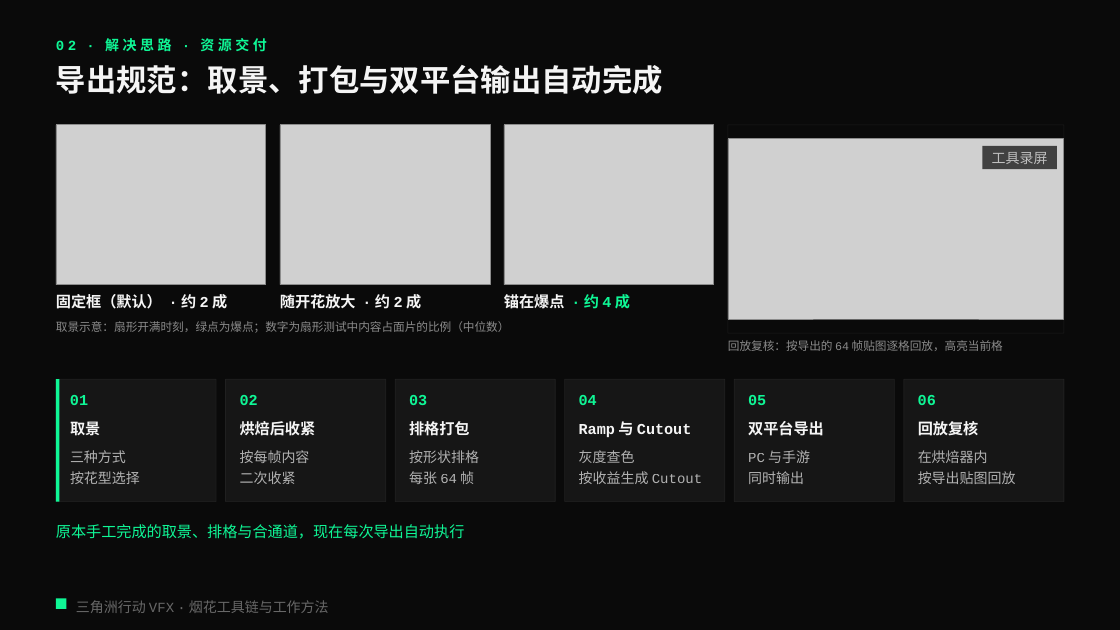
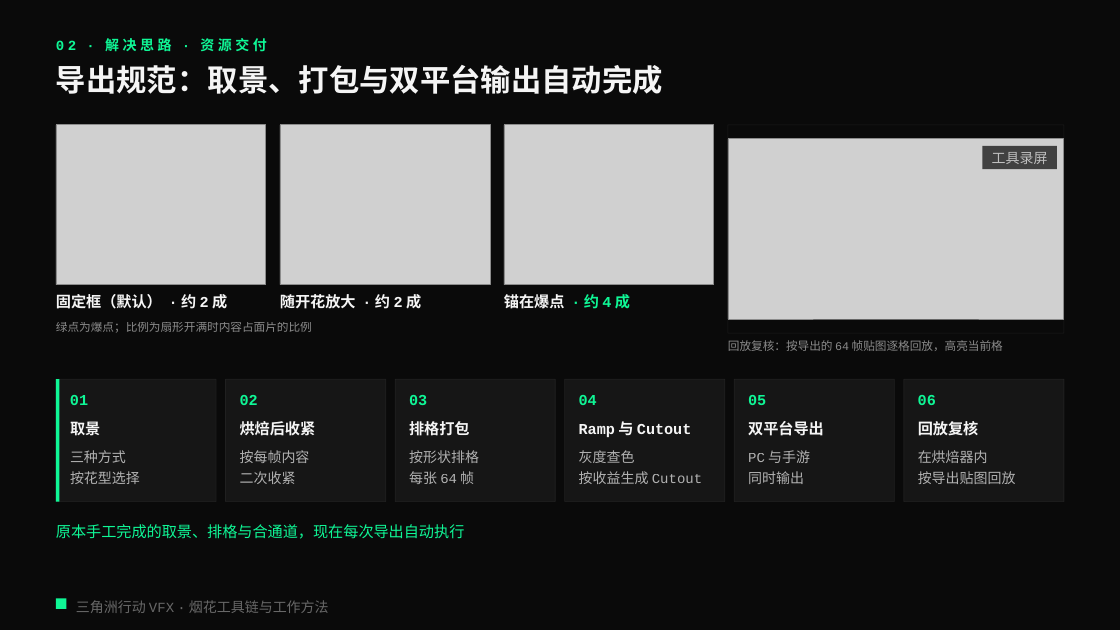
Before and after one commit to loccmaiii-lang/FireWorksLab, a slide deck: slide 6 of 协作/提示词/分享PPT交接_2026-10-29/第四版交付_云端/烟花秀AI全流程_第四版v2.pptx. Drawn at 1120x630 pixels with LibreOffice and Linux fonts; fonts in the diff are those of the drawing; grey boxes stand for pictures. Boxes give left, top, right and bottom in pixels: in the first picture for what was removed or moved away, otherwise in the second. Text is boxed around its words. In the diff, an @@ line names an element or a change of style, - is before the commit and + after.

```diff
--- a/协作/提示词/分享PPT交接_2026-10-29/第四版交付_云端/烟花秀AI全流程_第四版v2.pptx
+++ b/协作/提示词/分享PPT交接_2026-10-29/第四版交付_云端/烟花秀AI全流程_第四版v2.pptx
@@ text at (56, 322, 312, 333): text changed @@
-取景示意：扇形开满时刻，绿点为爆点；数字为扇形测试中内容占面片的比例（中位数）
+绿点为爆点；比例为扇形开满时内容占面片的比例
```
Also in this commit, not shown: 9 other slides changed, 10 other files.
